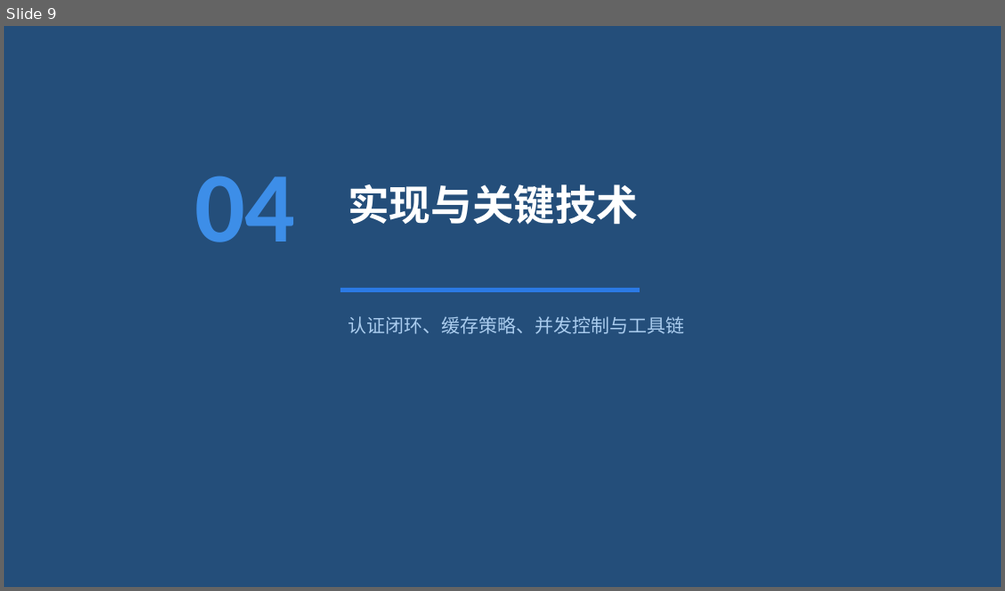
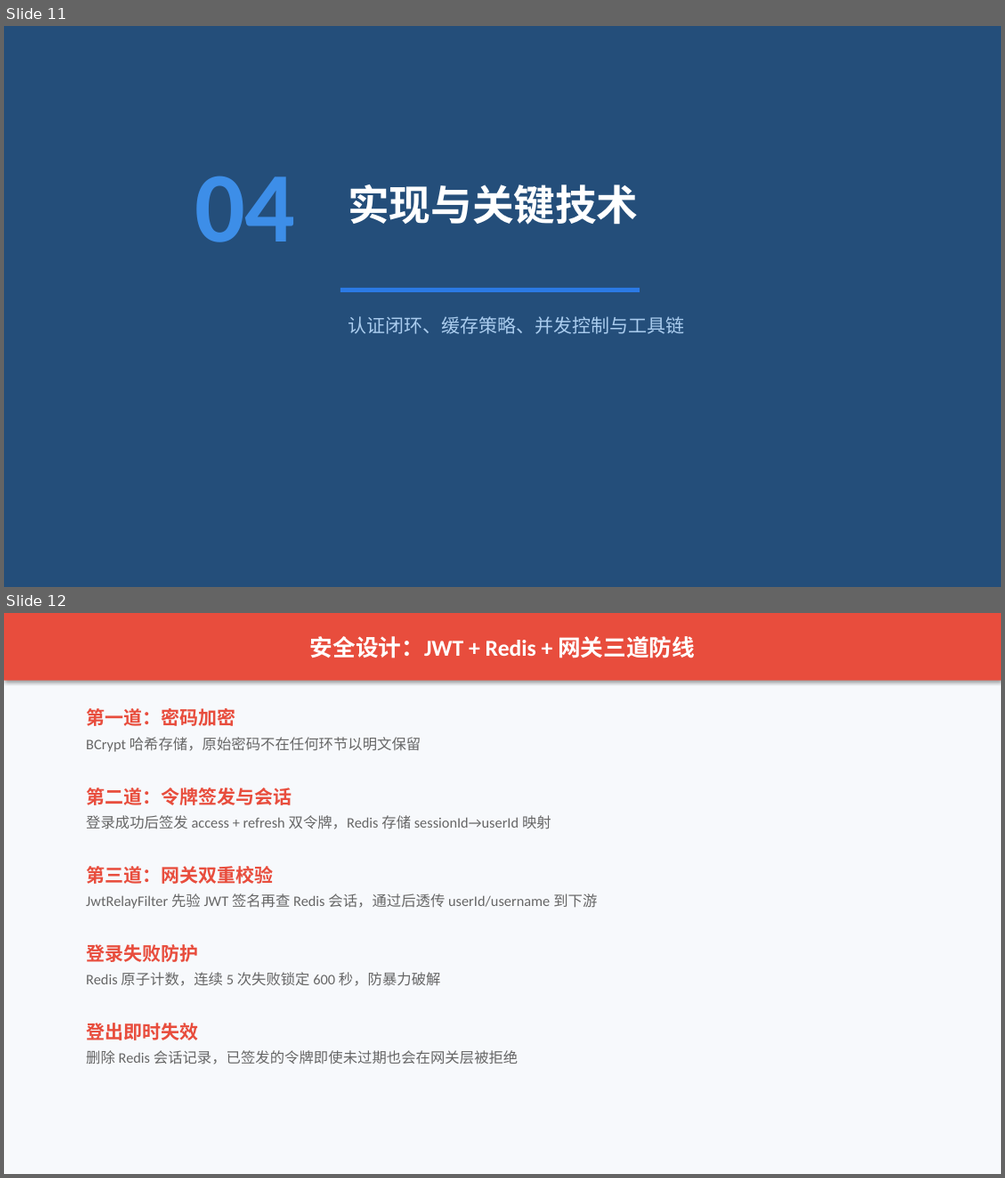
Before and after one commit to Wkjlovec/graduation_project_zhuang, a slide deck: docs/答辩PPT.pptx. Shown one above the other, each under a label of ours: slide 9 before the commit, slides 11 and 12 after it. The pictures are 1005x591 and 1005x1178 pixels, drawn with LibreOffice and Linux fonts; fonts in the diff are those of the drawing. Boxes give left, top, right and bottom in pixels: in the first picture for what was removed or moved away, otherwise in the second. Text is boxed around its words. In the diff, an @@ line names an element or a change of style, - is before the commit and + after.

```diff
--- a/docs/答辩PPT.pptx
+++ b/docs/答辩PPT.pptx
@@ slide 12 added at (4,613,1001,1174), background #F7F9FC @@
@@ rectangle added at (4,613,1001,681), fill #E84D3D, 22 pt, text #FFFFFF, bold @@
+安全设计：JWT + Redis + 网关三道防线
@@ text added at (86,708,235,726), 18 pt, text #E84D3D, bold @@
+第一道：密码加密
@@ text added at (86,737,421,752), 14 pt, text #666666 @@
+BCrypt 哈希存储，原始密码不在任何环节以明文保留
@@ text added at (86,787,291,805), 18 pt, text #E84D3D, bold @@
+第二道：令牌签发与会话
@@ text added at (86,815,551,829), 14 pt, text #666666 @@
+登录成功后签发 access + refresh 双令牌，Redis 存储 sessionId→userId 映射
@@ text added at (86,866,273,884), 18 pt, text #E84D3D, bold @@
+第三道：网关双重校验
@@ text added at (86,893,597,908), 14 pt, text #666666 @@
+JwtRelayFilter 先验 JWT 签名再查 Redis 会话，通过后透传 userId/username 到下游
@@ text added at (86,944,198,962), 18 pt, text #E84D3D, bold @@
+登录失败防护
@@ text added at (86,972,441,986), 14 pt, text #666666 @@
+Redis 原子计数，连续 5 次失败锁定 600 秒，防暴力破解
@@ text added at (86,1022,198,1040), 18 pt, text #E84D3D, bold @@
+登出即时失效
@@ text added at (86,1050,518,1064), 14 pt, text #666666 @@
+删除 Redis 会话记录，已签发的令牌即使未过期也会在网关层被拒绝
@@ what was slide 9 is now slide 11 @@
```
Also in this commit, not shown: 5 other slides added, 1 other file.
